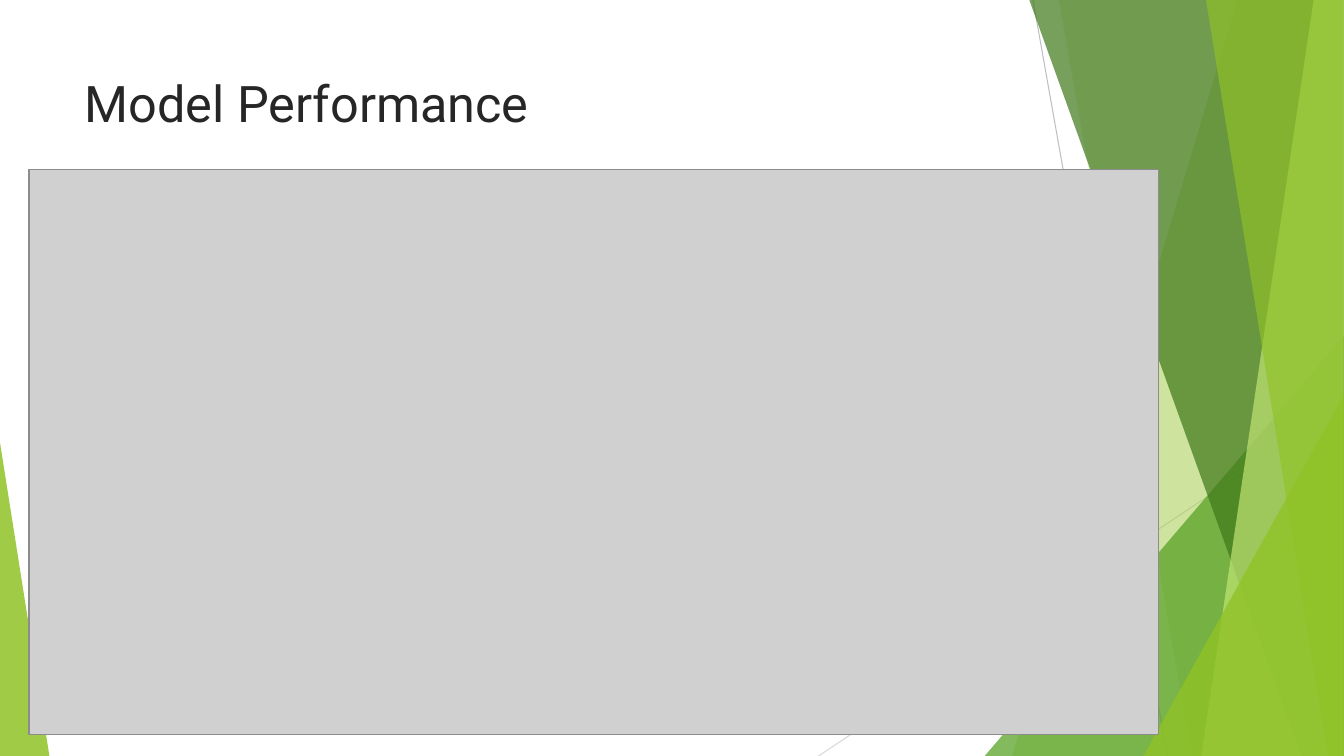
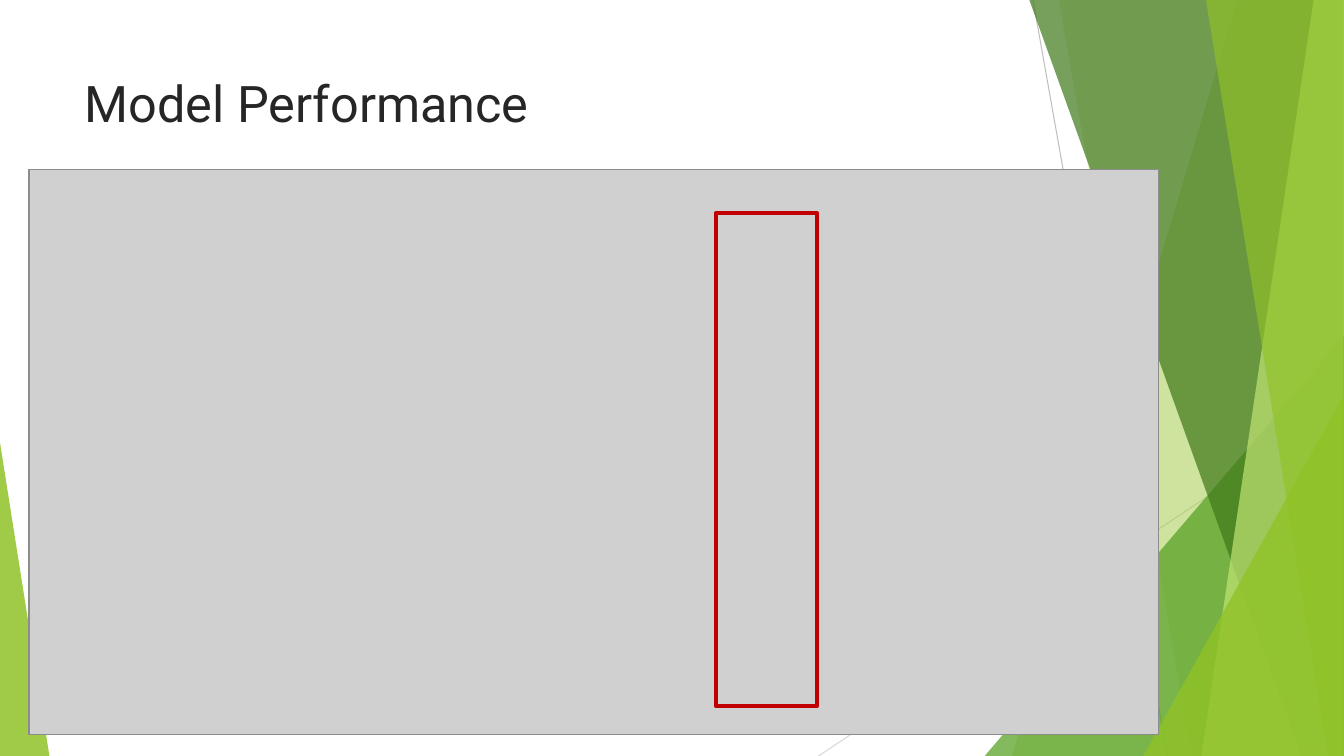
Before and after one commit to mnguyen494/Capstone-3, a slide deck: slide 12 of Report/Book Recommendation.pptx (slide 11 before the commit). Drawn at 1344x756 pixels with LibreOffice and Linux fonts; fonts in the diff are those of the drawing; grey boxes stand for pictures. Boxes give left, top, right and bottom in pixels: in the first picture for what was removed or moved away, otherwise in the second. Text is boxed around its words. In the diff, an @@ line names an element or a change of style, - is before the commit and + after.

```diff
--- a/Report/Book Recommendation.pptx
+++ b/Report/Book Recommendation.pptx
@@ rectangle added at (717, 213, 818, 707), outline #C00000 3 pt @@
```
Also in this commit, not shown: 2 other slides changed, 3 slides added.
